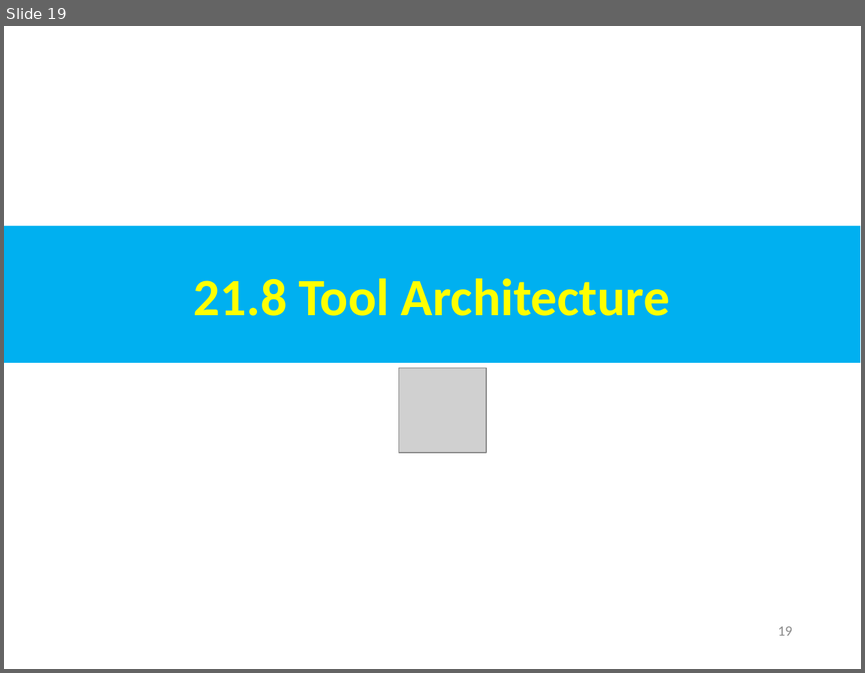
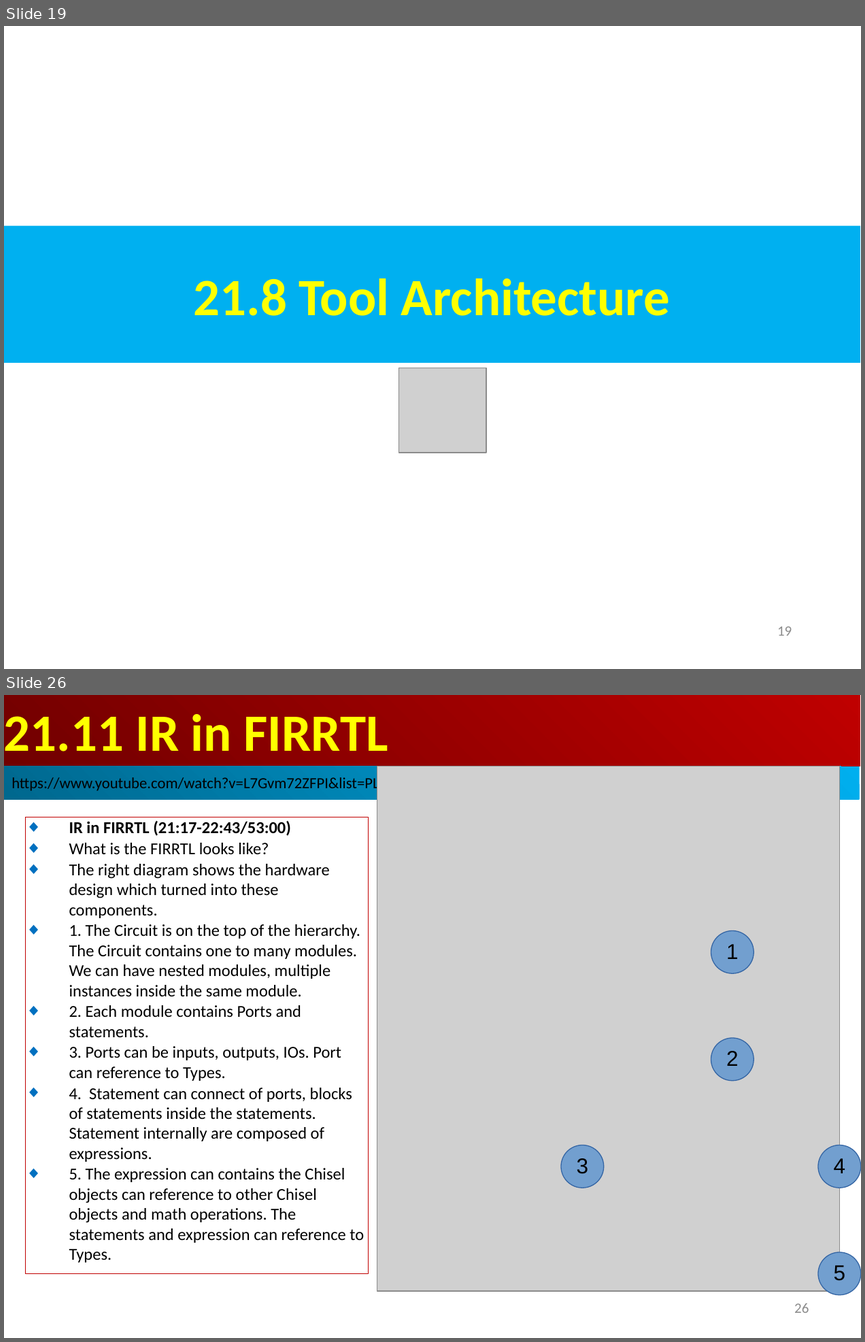
Before and after one commit to peterhchen/AIU_CS800_Chisel, a slide deck: 500_UCSC_HWD/021_FIRRTL/000_Video/021.FIRRTL.ppt. Shown one above the other, each under a label of ours: slide 19 before the commit, slides 19 and 26 after it; the slides between them are not shown. The pictures are 865x673 and 865x1342 pixels, drawn with LibreOffice and Linux fonts; fonts in the diff are those of the drawing; grey boxes stand for pictures. Boxes give left, top, right and bottom in pixels: in the first picture for what was removed or moved away, otherwise in the second. Text is boxed around its words. In the diff, an @@ line names an element or a change of style, - is before the commit and + after.

```diff
--- a/500_UCSC_HWD/021_FIRRTL/000_Video/021.FIRRTL.ppt
+++ b/500_UCSC_HWD/021_FIRRTL/000_Video/021.FIRRTL.ppt
@@ slide 26 added at [4, 695, 861, 1338], background #FFFFFF @@
@@ rectangle added at [4, 695, 860, 766], fill gradient #BF0000 to #710000, 44 pt, text #FFFF00, bold @@
+21.11 IR in FIRRTL
@@ rectangle added at [4, 766, 859, 800], fill gradient #00AFEF to #00688E, 13 pt, text #000000 @@
+https://www.youtube.com/watch?v=L7Gvm72ZFPI&list=PLfrN7RIcMe6g2LBRJLTHTdhyj5s8ag0Rg&index=23
@@ rectangle added at [26, 817, 368, 1273], outline #C00000 0.74 pt, 14 pt, text #000000 @@
+◆ IR in FIRRTL (21:17-22:43/53:00)
+◆ What is the FIRRTL looks like?
+◆ The right diagram shows the hardware design which turned into these components.
+◆ 1. The Circuit is on the top of the hierarchy. The Circuit contains one to many modules. We can have nested modules, multiple instances inside the same module.
+◆ 2. Each module contains Ports and statements.
+◆ 3. Ports can be inputs, outputs, IOs. Port can reference to Types.
+◆ 4. Statement can connect of ports, blocks of statements inside the statements. Statement internally are composed of expressions.
+◆ 5. The expression can contains the Chisel objects can reference to other Chisel objects and math operations. The statements and expression can reference to Types.
@@ group added at [377, 766, 861, 1295]: 5 ellipses, 1 picture @@
+1
+2
+3
+4
+5
@@ page number added at [794, 1303, 808, 1312], 12 pt, text #8B8B8B @@
+26
```
Also in this commit, not shown: 20 other slides changed, 7 other slides added.
